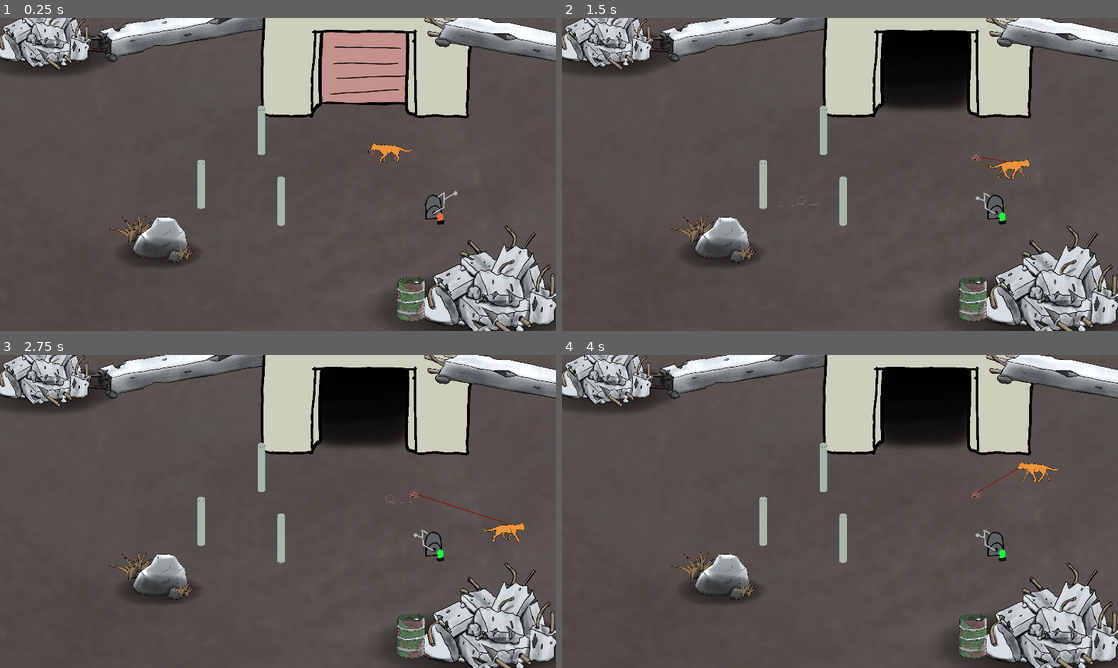
Above: before the commit, frames 1-4 (two rows, left to right).
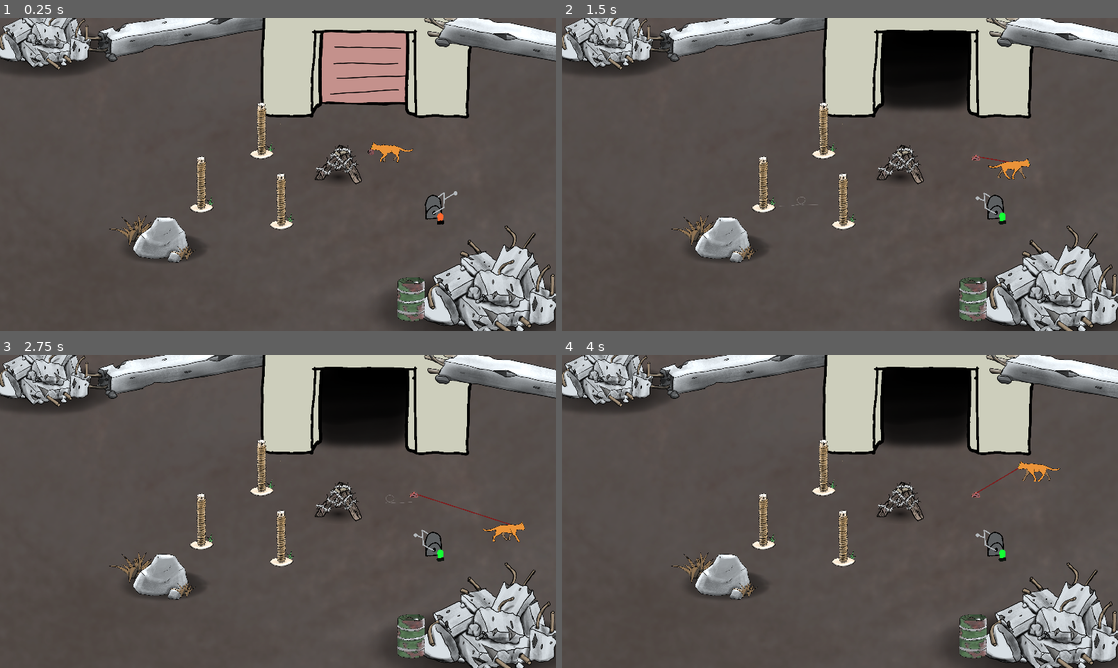
Above: after the commit, the same moments.

Repository: Flodurs/Godotwildjam63
Game: Godot game, scene res://szenen/Levels/level_1.tscn
Two runs of this game, one before a commit and one after it. Both use one fixed random seed, a clock stepped at 60 frames per second and the inputs below.
Inputs:
- Up to frame 1 (0.25 s): no input
- Up to frame 2 (1.5 s): tap Enter at 0.5 s; hold D (mRight) 0.53-1.28 s; tap E (wolleInteraktion) at 0.6, 1.35 s; hold S (mDown) from 1.28 s (still down)
- Up to frame 3 (2.75 s): release S (mDown) at 2.03 s; hold D (mRight) from 2.03 s (still down); tap E (wolleInteraktion) at 2.1 s
- Up to frame 4 (4 s): release D (mRight) at 2.78 s; hold W (mUp) 2.78-3.53 s; tap E (wolleInteraktion) at 2.85, 3.6 s; hold A (mLeft) from 3.53 s (still down)

The runs differ from the first frame. In frame 1, 2.2% of the frame differs, in the area x 15-66%, y 6-80%; in frame 2, 2.2%; in frame 3, 2.2%; in frame 4, 2.2%.

Commit message:
small changes

Diff:
--- a/szenen/Levels/level_1.tscn
+++ b/szenen/Levels/level_1.tscn
@@ -13,6 +13,7 @@
 [ext_resource type="Texture2D" uid="uid://bdwmuot6ok2uy" path="res://assets/sprites/Objects/Shadow.png" id="12_bgoay"]
 [ext_resource type="PackedScene" uid="uid://c8tfpt2p2vro2" path="res://szenen/objekte/schalter.tscn" id="13_1k5b6"]
 [ext_resource type="PackedScene" uid="uid://bnaxmo8xg4yjm" path="res://szenen/objekte/door.tscn" id="14_elfmc"]
+[ext_resource type="PackedScene" path="res://szenen/objekte/spiked_barricade.tscn" id="14_ru02u"]
 
 [node name="level1" groups=["Level"] instance=ExtResource("1_chtnv")]
 script = ExtResource("2_a1d08")
@@ -95,7 +96,7 @@
 
 [node name="Sprite2D3" type="Sprite2D" parent="Shadows" index="2"]
 modulate = Color(1, 1, 1, 0.627451)
-position = Vector2(-596, 392)
+position = Vector2(-568, 366)
 scale = Vector2(0.43, 0.155)
 texture = ExtResource("12_bgoay")
 
@@ -104,3 +105,7 @@
 
 [node name="Door" parent="." index="11" instance=ExtResource("14_elfmc")]
 position = Vector2(435, -693)
+
+[node name="Spiked_barricade" parent="." index="12" instance=ExtResource("14_ru02u")]
+position = Vector2(300, 10)
+scale = Vector2(0.5, 0.5)
--- a/szenen/level/Level.tscn
+++ b/szenen/level/Level.tscn
@@ -21,3 +21,6 @@
 y_sort_enabled = true
 
 [node name="Seil" parent="." instance=ExtResource("7_xqpbt")]
+z_index = -1
+
+[node name="Shadows" type="Node2D" parent="."]
--- a/szenen/objekte/Pillar.tscn
+++ b/szenen/objekte/Pillar.tscn
@@ -1,7 +1,7 @@
 [gd_scene load_steps=6 format=3 uid="uid://d0sprmhk4yyal"]
 
 [ext_resource type="Script" path="res://szenen/objekte/Pillar.gd" id="1_8weh0"]
-[ext_resource type="Texture2D" uid="uid://ctj2ku0io2qlh" path="res://assets/sprites/pillar_prelim.png" id="2_lqvg6"]
+[ext_resource type="Texture2D" uid="uid://dxrmy4vob55pj" path="res://assets/sprites/Objects/Kratzbaum.png" id="2_y75ek"]
 [ext_resource type="Script" path="res://szenen/objekte/colArea1.gd" id="3_0bggv"]
 
 [sub_resource type="CircleShape2D" id="CircleShape2D_syccy"]
@@ -14,9 +14,9 @@
 script = ExtResource("1_8weh0")
 
 [node name="pillarIMage" type="Sprite2D" parent="."]
-position = Vector2(0, -139)
-scale = Vector2(0.6, 0.6)
-texture = ExtResource("2_lqvg6")
+position = Vector2(10, -90)
+scale = Vector2(0.375, 0.375)
+texture = ExtResource("2_y75ek")
 
 [node name="CollisionShape2D" type="CollisionShape2D" parent="."]
 scale = Vector2(1, 0.5)
--- a/szenen/objekte/wind_emitter.gd
+++ b/szenen/objekte/wind_emitter.gd
@@ -14,7 +14,7 @@
 	wind.global_position = random_position
 	wind.scale = Vector2(rand_scale, rand_scale)
 	$".".add_child(wind)
-	print(rand_scale)
+
 func _on_timer_timeout():
 	wind_emitter()
 	$Timer.wait_time = randf_range(0.5, 3)
Not shown: 1 places in szenen/Levels/level_1.tscn that only renumber resources
Not shown: 1 places in szenen/entitys/katze.tscn that only renumber resources
